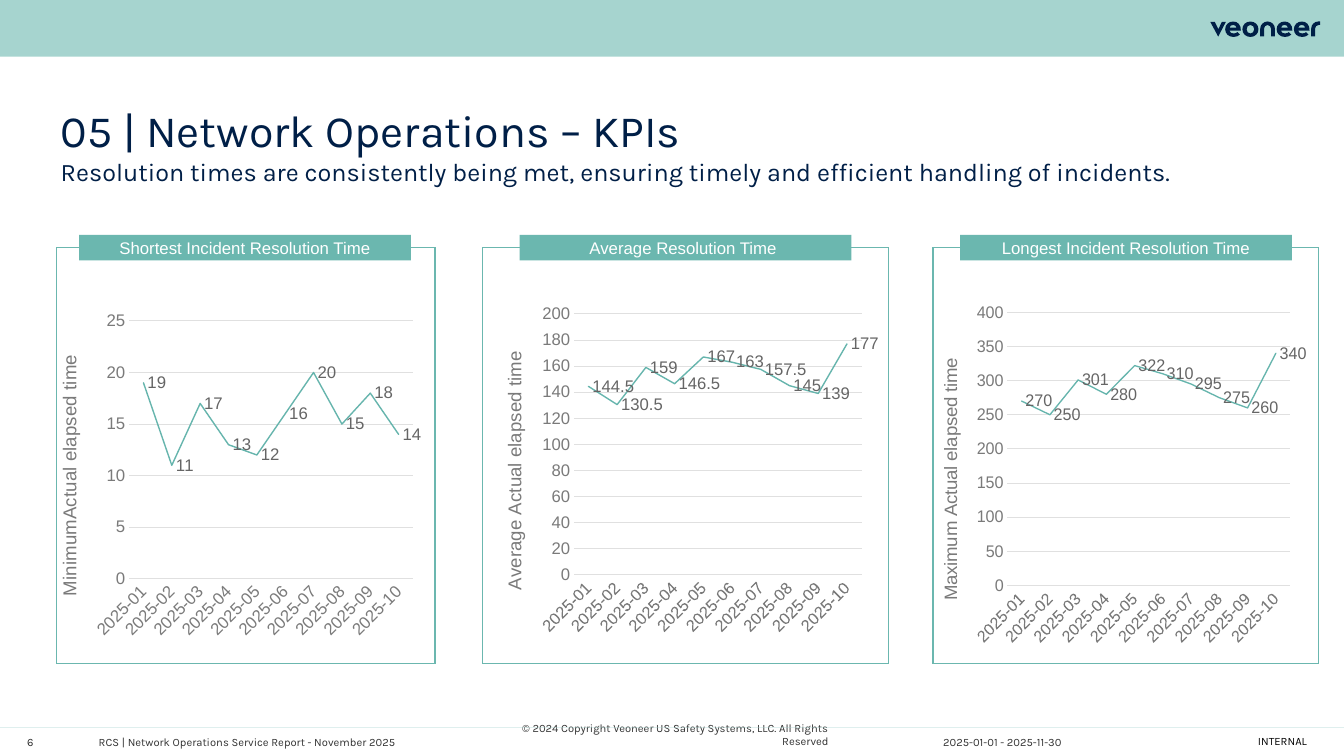
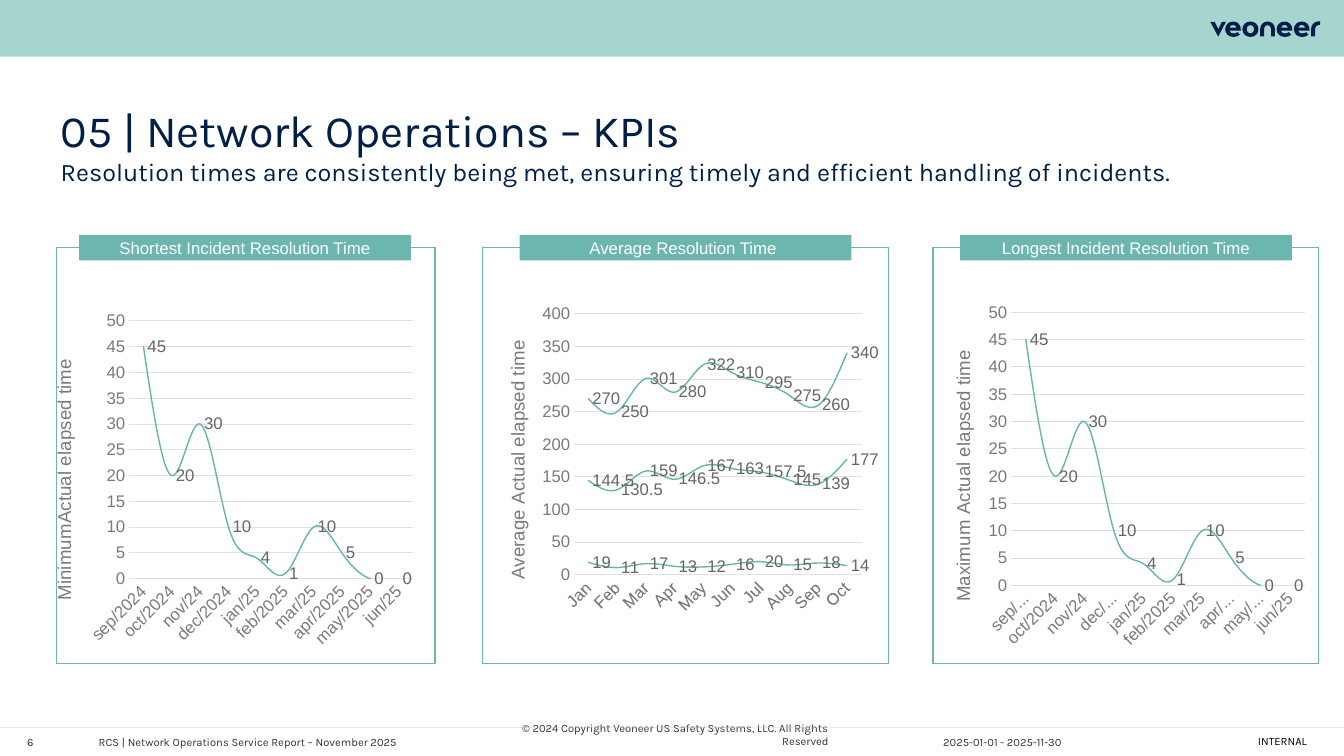
Before and after one commit to pedrogfaguiar-hub/SDM-Report-website, a slide deck: slide 6 of webroot/reports/populated_presentation.pptx. Drawn at 1344x756 pixels with LibreOffice and Linux fonts; fonts in the diff are those of the drawing. Boxes give left, top, right and bottom in pixels: in the first picture for what was removed or moved away, otherwise in the second. Text is boxed around its words. In the diff, an @@ line names an element or a change of style, - is before the commit and + after.

Commit message:
Update report: Veoneer Report - November 2026

```diff
--- a/webroot/reports/populated_presentation.pptx
+++ b/webroot/reports/populated_presentation.pptx
@@ line chart at <box>43,220,435,756</box> @@
-categories: 2025-01, 2025-02, 2025-03, 2025-04, 2025-05, 2025-06, 2025-07, 2025-08, 2025-09, 2025-10
+categories: sep/2024, oct/2024, nov/24, dec/2024, jan/25, feb/2025, mar/25, apr/2025, may/2025, jun/25
-Series 1: 19, 11, 17, 13, 12, 16, 20, 15, 18, 14
+Series 1: 45, 20, 30, 10, 4, 1, 10, 5, 0, 0
@@ value axis changed @@
@@ line chart at <box>488,297,879,695</box> @@
-categories: 2025-01, 2025-02, 2025-03, 2025-04, 2025-05, 2025-06, 2025-07, 2025-08, 2025-09, 2025-10
+categories: Jan, Feb, Mar, Apr, May, Jun, Jul, Aug, Sep, Oct
-Series 1: 144.5, 130.5, 159, 146.5, 167, 163, 157.5, 145, 139, 177
+Series 1: 19, 11, 17, 13, 12, 16, 20, 15, 18, 14
+Series 2: 270, 250, 301, 280, 322, 310, 295, 275, 260, 340
+Series 3: 144.5, 130.5, 159, 146.5, 167, 163, 157.5, 145, 139, 177
@@ value axis changed @@
@@ line chart at <box>917,276,1308,652</box> @@
-categories: 2025-01, 2025-02, 2025-03, 2025-04, 2025-05, 2025-06, 2025-07, 2025-08, 2025-09, 2025-10
+categories: sep/2024, oct/2024, nov/24, dec/2024, jan/25, feb/2025, mar/25, apr/2025, may/2025, jun/25
-Series 1: 270, 250, 301, 280, 322, 310, 295, 275, 260, 340
+Series 1: 45, 20, 30, 10, 4, 1, 10, 5, 0, 0
@@ value axis changed @@
@@ text at <box>99,738,396,749</box>: text changed @@
-RCS | Network Operations Service Report - November 2025
+RCS | Network Operations Service Report – November 2025
```
Also in this commit, not shown: 7 other slides changed, 35 other files.
